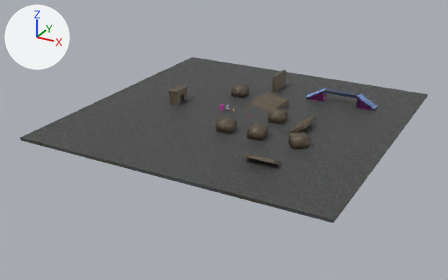
An edit to the glTF model assets/models/step12nav.gltf, drawn before and after from the same camera.
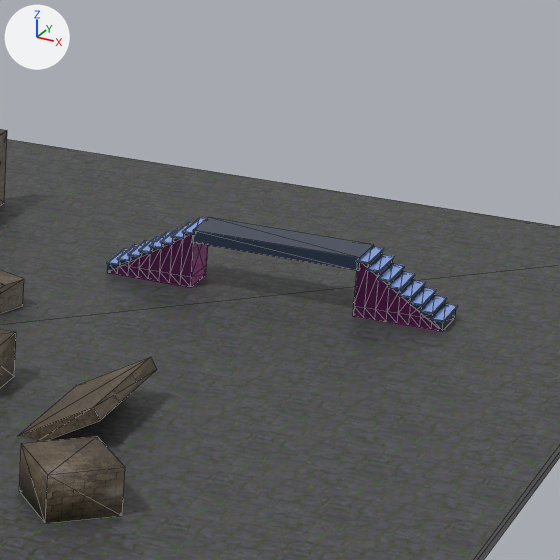
Each version is shown whole from a camera (50 mm lens) standing at (88.1, -172.4, 75.3) and looking at (-3.1, -6.7, -7.6), then close up on the part from 64% to 89% of the width and 16% to 56% of the height. The lights are fixed; the arrows at upper left show +X, +Y and +Z. The close-ups show mesh edges as thin lines. Objects named as collision shapes, trigger or cutter boxes, shadow casters or lower levels of detail are left out. Where no turn or scale is listed for an object, it has been applied to the vertices. Vertices at the same position are counted once.

Script lines for the objects in view, before the commit:
```python
ob_brickcube_001 = bpy.data.objects.new('brickcube.001', me_cube_007)
ob_brickcube_001.location = (13.12, 0.0, 1.56)
ob_stairs = bpy.data.objects.new('stairs', me_cube_002)
ob_stairs.location = (16.55, 25.56, 2.05)
ob_stairs.rotation_euler = (0.0, 0.0, -1.571)  # degrees (0, 0, -90)
ob_stairs_001 = bpy.data.objects.new('stairs.001', me_cube_002)
ob_stairs_001.location = (34.73, 25.56, 2.05)
ob_stairs_001.rotation_euler = (0.0, 0.0, 1.571)  # degrees (0, 0, 90)
ob_stairsproxy = bpy.data.objects.new('stairsProxy', me_cube_003)
ob_stairsproxy.location = (16.55, 25.56, 2.05)
ob_stairsproxy.rotation_euler = (0.0, 0.0, -1.571)  # degrees (0, 0, -90)
ob_stairsproxy_001 = bpy.data.objects.new('stairsProxy.001', me_cube_003)
ob_stairsproxy_001.location = (34.73, 25.56, 2.05)
ob_stairsproxy_001.rotation_euler = (0.0, 0.0, 1.571)  # degrees (0, 0, 90)
ob_walkway = bpy.data.objects.new('walkway', me_cube_008)
ob_walkway.location = (0.0, 0.0, 3.87)
# also in view: 'ramp' at (4.1, 12.3, 1.0); 'wall.001' at (22.4, -1.8, 1.0); 'groundbox' at (0.0, 0.0, -0.5); 'brickcube.004' at (26.6, -14.8, 1.6)
```
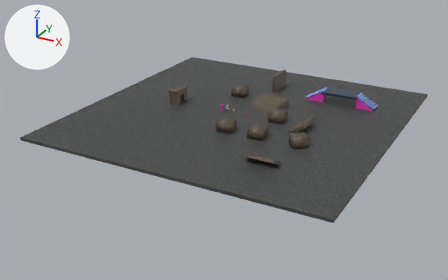
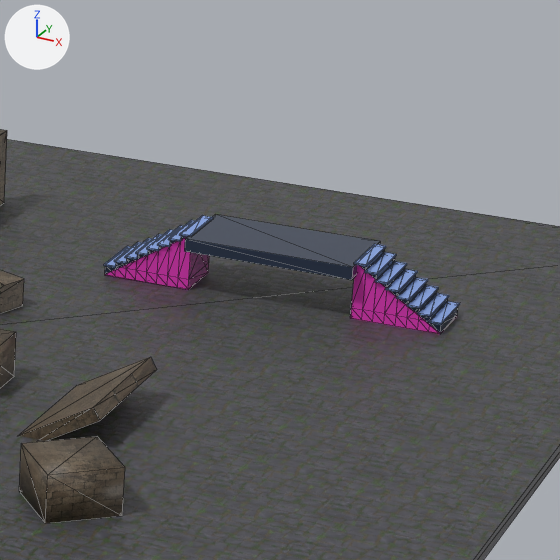
Location of each change, [x1, y1, x2, y2] in pixels of the close-ups (560 x 560 px; the box of a moved part takes in the faces that stretch with it):
'walkway', mesh rescaled, moved (8% wider, 24% taller)
    before: [192, 218, 374, 271]
    after: [184, 214, 380, 280]
'stairs.001', mesh rescaled
    before: [353, 246, 458, 331]
    after: [354, 244, 460, 334]
'stairs', mesh rescaled (9% wider, 7% taller)
    before: [107, 218, 208, 287]
    after: [104, 215, 214, 289]
'stairsProxy.001', mesh rescaled
    before: [353, 263, 455, 332]
    after: [351, 265, 456, 334]
'stairsProxy', mesh rescaled
    before: [107, 234, 208, 288]
    after: [105, 237, 209, 290]
part 1 of me_cube_002, moved or reshaped
    before: [107, 218, 458, 331]
    after: [104, 215, 460, 334]
part 2 of me_cube_003, moved or reshaped
    before: [107, 234, 455, 332]
    after: [105, 237, 456, 334]

The edits, one by one:
me_cube_002 has 130 vertices, 224 faces and spans x -1.71..1.71, y -3.21..3.21, z -2.01..2.09.
me_cube_002 is used by ob_stairs; location (16.55, 25.56, 2.05); rotation (0.0, 0.0, -1.571), in degrees (0, 0, -90).
me_cube_002 part 1: the whole mesh is scaled about its middle by (1.32, 1, 1).
me_cube_003 has 8 vertices, 12 faces and spans x -1.54..1.54, y -3.16..3.16, z -2.03..2.09.
me_cube_003 is used by ob_stairsproxy; location (16.55, 25.56, 2.05); rotation (0.0, 0.0, -1.571), in degrees (0, 0, -90).
me_cube_003 part 2: the whole mesh is scaled about its middle by (1.33, 1, 1).
me_cube_008 has 8 vertices, 12 faces and spans x 19.59..31.72, y 23.98..27.1, z -0.49..0.45.
me_cube_008 is used by ob_walkway; location (0.0, 0.0, 3.87).
me_cube_008 part 3: the whole mesh is scaled about its middle by (1, 1.94, 1), then moved by (-25.66, -25.54, 0.02).
Object 'walkway' (ob_walkway) moves from (0.0, 0.0, 3.87) to (25.66, 25.54, 3.64).
